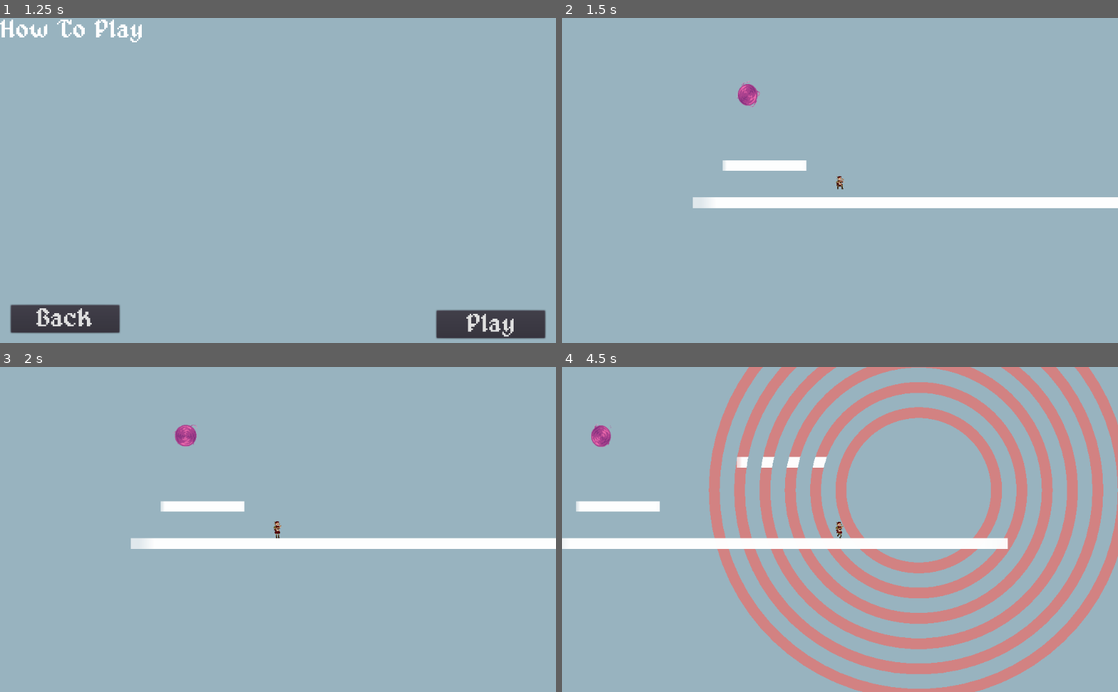
Above: before the commit, frames 1-4 (two rows, left to right).
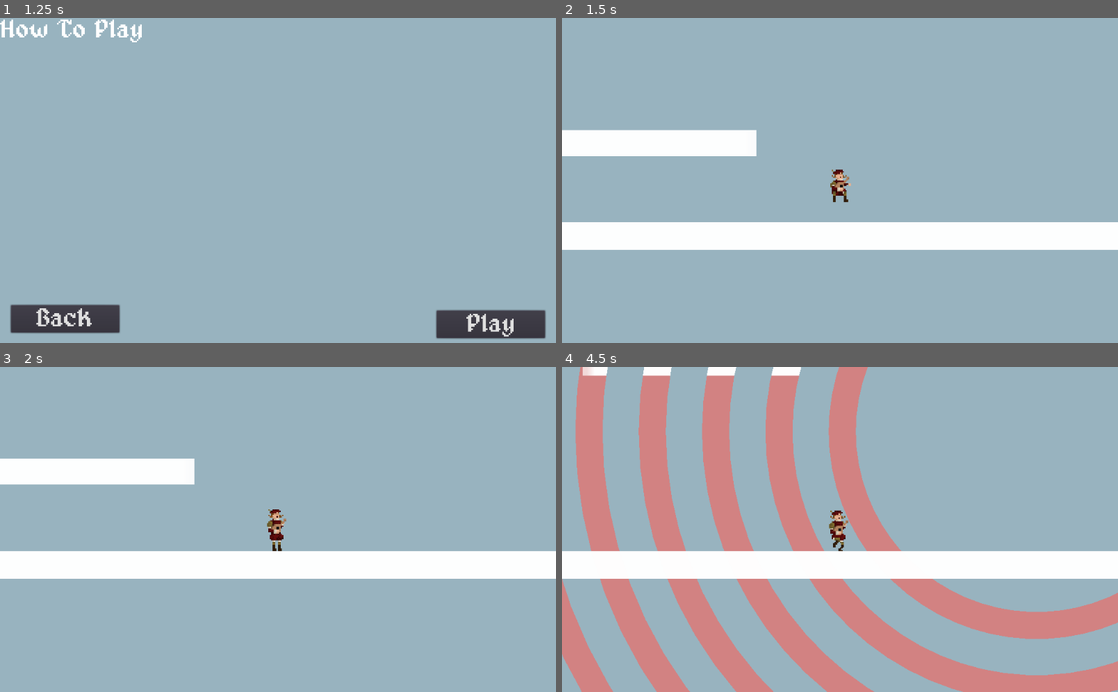
Above: after the commit, the same moments.

Repository: jhlothamer/CommunityGameJam_TheGameIsALiar
Game: Godot game, scene res://scenes/title/title.tscn
The game is run twice, just before and just after one commit, with the same random seed, the same clock (stepped at 60 frames per second) and the same inputs.
Inputs:
- Up to frame 1 (1.25 s): click "Play" at 0.5 s
- Up to frame 2 (1.5 s): click "Play" at 1.25 s
- Up to frame 3 (2 s): no input
- Up to frame 4 (4.5 s): hold Right (move_right) 2.03-3.53 s; tap Space (reveal_ping) every 0.75 s from 2.1 to 4.35 s; tap Up (jump) at 2.27, 3.02 s; hold Left (move_left) 3.53-4.28 s; hold Right (move_right) from 4.28 s (still down)

Frame 1 is identical in both runs. In frame 2, 15% of the frame differs, in the area x 0-100%, y 19-72%; in frame 3, 15%; in frame 4, 50%, in the area x 0-100%, y 0-100%.

Commit message:
added parallax background

Diff:
--- /dev/null
+++ b/game/scenes/environment/ParallaxBackground.tscn
@@ -0,0 +1,50 @@
+[gd_scene load_steps=5 format=2]
+
+[ext_resource path="res://assets/images/background/layer1.png" type="Texture" id=1]
+[ext_resource path="res://assets/images/background/layer2.png" type="Texture" id=2]
+[ext_resource path="res://assets/images/background/layer3.png" type="Texture" id=3]
+[ext_resource path="res://assets/images/background/layer4.png" type="Texture" id=4]
+
+[node name="ParallaxBackground" type="ParallaxBackground"]
+scroll_limit_end = Vector2( 0, 800 )
+scroll_ignore_camera_zoom = true
+
+[node name="ParallaxLayer" type="ParallaxLayer" parent="."]
+motion_scale = Vector2( 0.2, 1 )
+motion_mirroring = Vector2( 808, 0 )
+
+[node name="Sprite" type="Sprite" parent="ParallaxLayer"]
+texture = ExtResource( 1 )
+centered = false
+region_enabled = true
+region_rect = Rect2( 0, 0, 8080, 600 )
+
+[node name="ParallaxLayer2" type="ParallaxLayer" parent="."]
+motion_scale = Vector2( 0.3, 1 )
+motion_mirroring = Vector2( 808, 0 )
+
+[node name="Sprite" type="Sprite" parent="ParallaxLayer2"]
+texture = ExtResource( 2 )
+centered = false
+region_enabled = true
+region_rect = Rect2( 0, 0, 8080, 600 )
+
+[node name="ParallaxLayer3" type="ParallaxLayer" parent="."]
+motion_scale = Vector2( 0.5, 1 )
+motion_mirroring = Vector2( 808, 0 )
+
+[node name="Sprite" type="Sprite" parent="ParallaxLayer3"]
+texture = ExtResource( 3 )
+centered = false
+region_enabled = true
+region_rect = Rect2( 0, 0, 8080, 600 )
+
+[node name="ParallaxLayer4" type="ParallaxLayer" parent="."]
+motion_scale = Vector2( 0.7, 1 )
+motion_mirroring = Vector2( 808, 0 )
+
+[node name="Sprite" type="Sprite" parent="ParallaxLayer4"]
+texture = ExtResource( 4 )
+centered = false
+region_enabled = true
+region_rect = Rect2( 0, 0, 8080, 600 )
--- a/game/scenes/levels/level.tscn
+++ b/game/scenes/levels/level.tscn
@@ -1,13 +1,16 @@
-[gd_scene load_steps=3 format=2]
+[gd_scene load_steps=4 format=2]
 
-[ext_resource path="res://scenes/tileMapPrepper/tileMapPrepper.gd" type="Script" id=1]
-[ext_resource path="res://scenes/player/player.tscn" type="PackedScene" id=2]
+[ext_resource path="res://scenes/environment/ParallaxBackground.tscn" type="PackedScene" id=1]
+[ext_resource path="res://scenes/tileMapPrepper/tileMapPrepper.gd" type="Script" id=2]
+[ext_resource path="res://scenes/player/player.tscn" type="PackedScene" id=3]
 
 [node name="level" type="Node2D"]
 
+[node name="ParallaxBackground" parent="." instance=ExtResource( 1 )]
+
 [node name="tileMapPrepper" type="Node" parent="."]
-script = ExtResource( 1 )
+script = ExtResource( 2 )
 
-[node name="player" parent="." instance=ExtResource( 2 )]
+[node name="player" parent="." instance=ExtResource( 3 )]
 
 [node name="objects" type="Node2D" parent="."]
--- a/game/scenes/levels/testTileLevel1.tscn
+++ b/game/scenes/levels/testTileLevel1.tscn
@@ -3,9 +3,13 @@
 [ext_resource path="res://scenes/levels/level.tscn" type="PackedScene" id=1]
 [ext_resource path="res://assets/maps/testLevel1.tmx" type="PackedScene" id=2]
 
-[node name="level" index="0" instance=ExtResource( 1 )]
+[node name="level" instance=ExtResource( 1 )]
 
-[node name="tileMapPrepper" parent="." index="0"]
+[node name="ParallaxBackground" parent="." index="0"]
+offset = Vector2( 0, 220 )
+transform = Transform2D( 1, 0, 0, 1, 0, 220 )
+
+[node name="tileMapPrepper" parent="." index="1"]
 tile_map_node = NodePath("../testLevel1")
 
 [node name="testLevel1" parent="." index="3" instance=ExtResource( 2 )]
--- a/game/scenes/player/player.tscn
+++ b/game/scenes/player/player.tscn
@@ -133,6 +133,7 @@
 
 [node name="Camera2D" type="Camera2D" parent="."]
 current = true
+zoom = Vector2( 0.4, 0.4 )
 
 [node name="hud" parent="." instance=ExtResource( 9 )]
 
--- a/game/scenes/tileMapPrepper/tileMapPrepper.gd
+++ b/game/scenes/tileMapPrepper/tileMapPrepper.gd
@@ -48,3 +48,11 @@
 	tile_map.material = fake_tile_material
 	tile_map.collision_layer = 2
 	tile_map.collision_mask = 2
+
+func get_level_bottom():
+	var tile_maps = get_tile_maps()
+	for tile_map in tile_maps:
+		if tile_map is TileMap:
+			var rect = tile_map.get_used_rect()
+			var depth = rect.y * tile_map.cell_size.y
+			return depth
Binary file added: game/assets/images/background/layer1.png
Not shown, added: game/assets/images/background/layer1.png.import
Binary file added: game/assets/images/background/layer2.png
Not shown, added: game/assets/images/background/layer2.png.import
Binary file added: game/assets/images/background/layer3.png
Not shown, added: game/assets/images/background/layer3.png.import
Binary file added: game/assets/images/background/layer4.png
Not shown, added: game/assets/images/background/layer4.png.import
